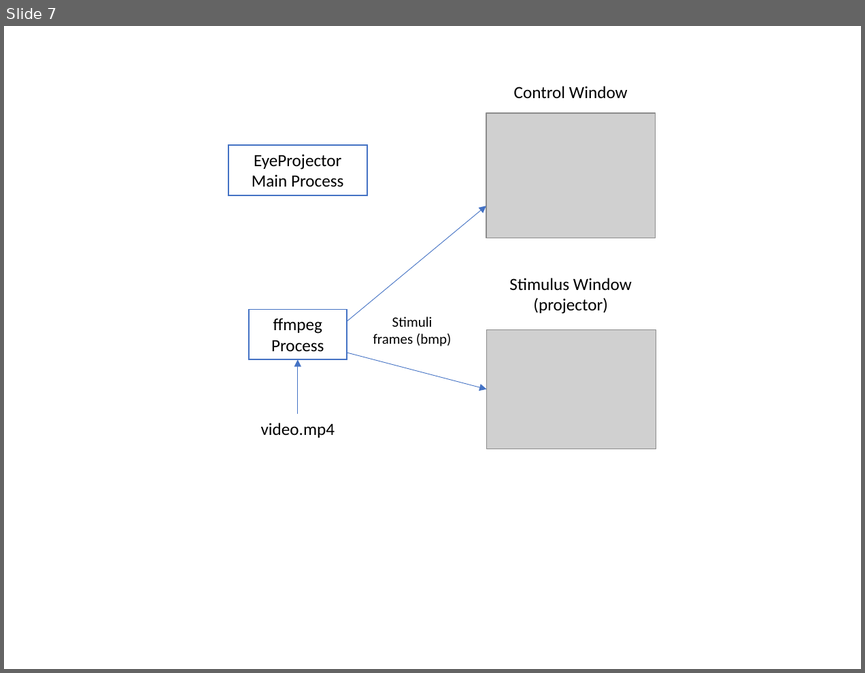
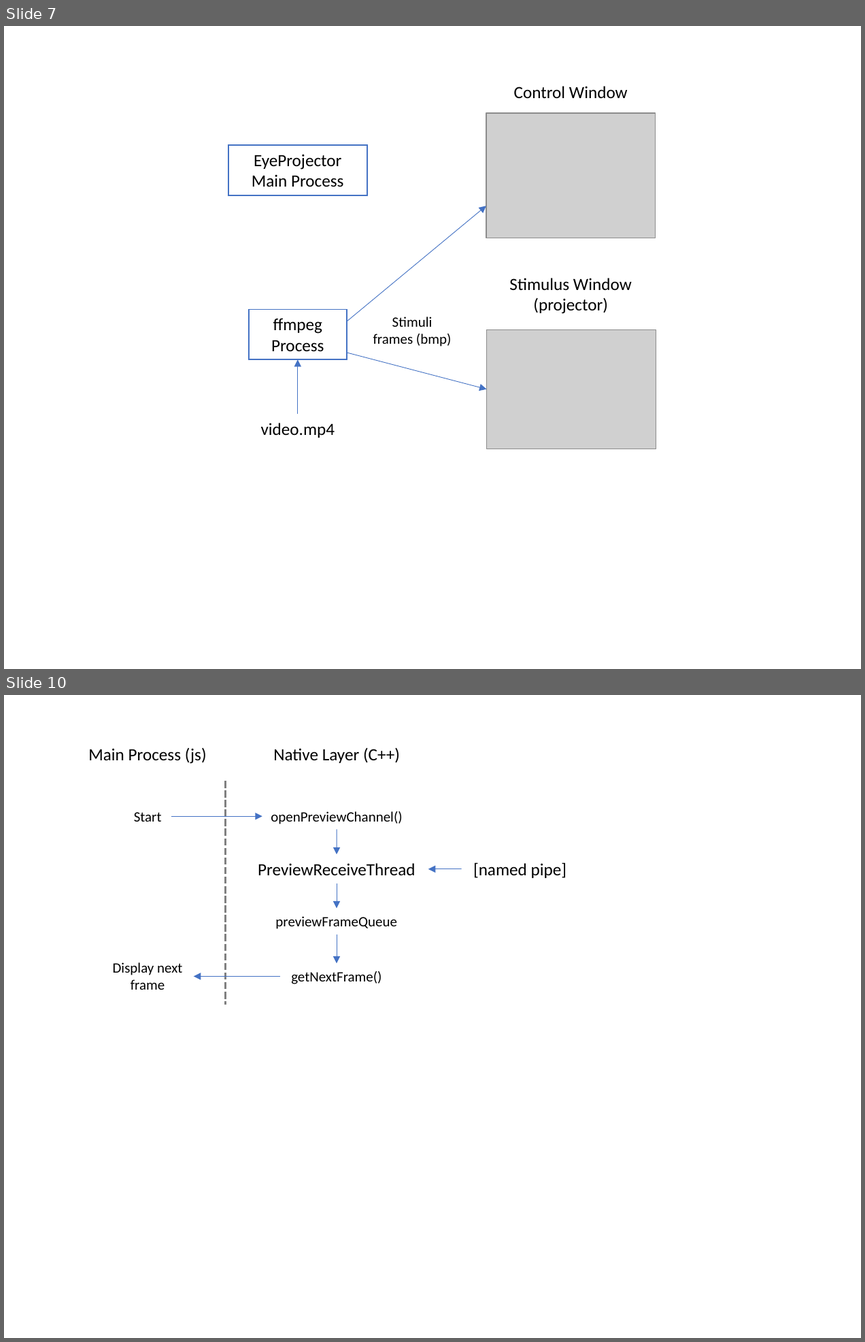
Before and after one commit to sclaggett/eye-candy, a slide deck: images/sources/Figures.pptx. Shown one above the other, each under a label of ours: slide 7 before the commit, slides 7 and 10 after it; the slides between them are not shown. The pictures are 865x673 and 865x1342 pixels, drawn with LibreOffice and Linux fonts; fonts in the diff are those of the drawing; grey boxes stand for pictures. Boxes give left, top, right and bottom in pixels: in the first picture for what was removed or moved away, otherwise in the second. Text is boxed around its words. In the diff, an @@ line names an element or a change of style, - is before the commit and + after.

```diff
--- a/images/sources/Figures.pptx
+++ b/images/sources/Figures.pptx
@@ slide 10 added at [4, 695, 861, 1338], background #FFFFFF @@
@@ text added at [88, 747, 207, 764], 14.4 pt, text #000000 @@
+Main Process (js)
@@ text added at [273, 747, 400, 763], 14.4 pt, text #000000 @@
+Native Layer (C++)
@@ line added from (225, 781) to (225, 1004), #808080 2 pt dashed @@
@@ text added at [134, 812, 162, 821], 12 pt, text #000000 @@
+Start
@@ arrow added from (171, 816) to (262, 816), #4472C4 0.5 pt @@
@@ text added at [271, 811, 402, 824], 12 pt, text #000000 @@
+openPreviewChannel()
@@ arrow added from (337, 830) to (337, 854), #4472C4 0.5 pt @@
@@ text added at [258, 863, 415, 875], 14.4 pt, text #000000 @@
+PreviewReceiveThread
@@ arrow added from (462, 869) to (428, 869), #4472C4 0.5 pt @@
@@ text added at [473, 862, 566, 878], 14.4 pt, text #000000 @@
+[named pipe]
@@ arrow added from (337, 883) to (337, 909), #4472C4 0.5 pt @@
@@ text added at [275, 916, 397, 929], 12 pt, text #000000 @@
+previewFrameQueue
@@ arrow added from (337, 934) to (337, 963), #4472C4 0.5 pt @@
@@ text added at [113, 962, 182, 989], 12 pt, text #000000 @@
+Display next frame
@@ arrow added from (280, 976) to (193, 976), #4472C4 0.5 pt @@
@@ text added at [291, 971, 381, 984], 12 pt, text #000000 @@
+getNextFrame()
```
Also in this commit, not shown: 2 other slides added, 5 other files.
